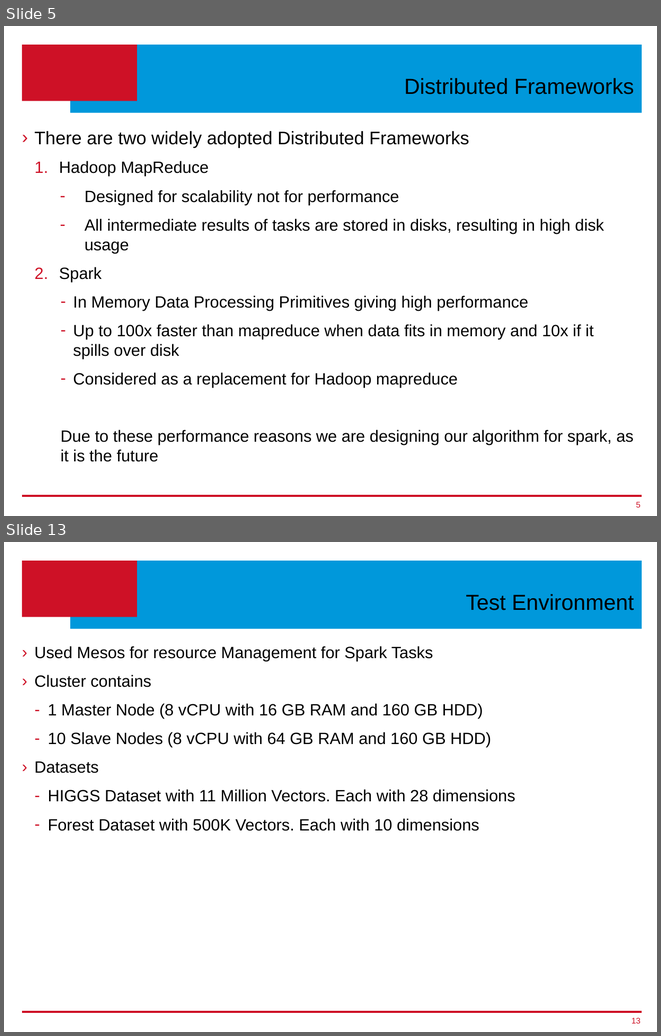
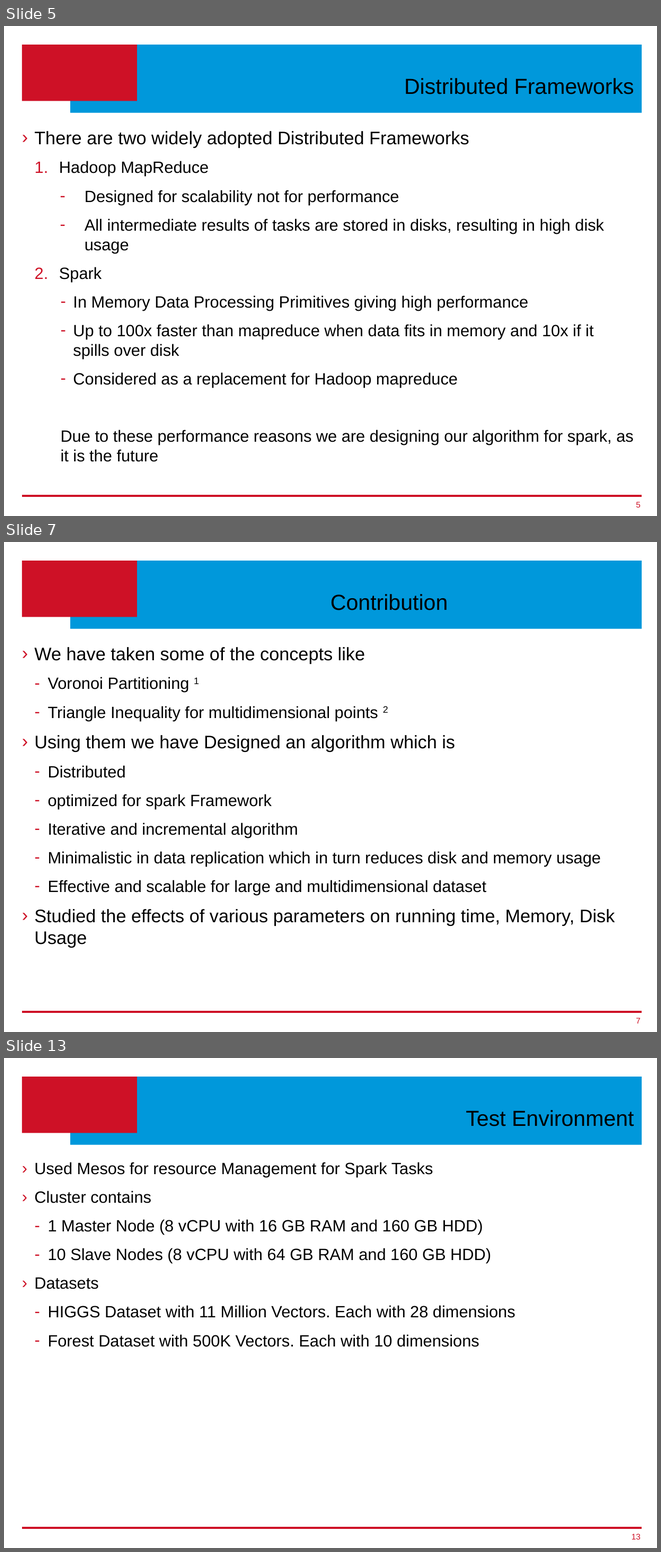
Before and after one commit to ageekymonk/syduni_ms_report, a slide deck: Thesis-Presentation_v1.pptx. Shown one above the other, each under a label of ours: slides 5 and 13 before the commit, slides 5, 7 and 13 after it; the slides between them are not shown. The pictures are 661x1036 and 661x1552 pixels, drawn with LibreOffice and Linux fonts; fonts in the diff are those of the drawing; background and template pictures are left out. Boxes give left, top, right and bottom in pixels: in the first picture for what was removed or moved away, otherwise in the second. Text is boxed around its words. In the diff, an @@ line names an element or a change of style, - is before the commit and + after.

```diff
--- a/Thesis-Presentation_v1.pptx
+++ b/Thesis-Presentation_v1.pptx
@@ slide 7 added at (4, 542, 657, 1032), background #FFFFFF; not listed: 3 template elements that a slide beside it also shows @@
@@ title added at (330, 594, 448, 610), 24 pt, text #000000 @@
+Contribution
@@ text added at (34, 647, 615, 947), 18 pt, text #000000 @@
+› We have taken some of the concepts like
+  – Voronoi Partitioning 1
+  – Triangle Inequality for multidimensional points 2
+› Using them we have Designed an algorithm which is
+  – Distributed
+  – optimized for spark Framework
+  – Iterative and incremental algorithm
+  – Minimalistic in data replication which in turn reduces disk and memory usage
+  – Effective and scalable for large and multidimensional dataset
+› Studied the effects of various parameters on running time, Memory, Disk Usage
@@ page number added at (636, 1017, 641, 1023), 9 pt, text #CE1126 @@
+7
```
Also in this commit, not shown: 8 slides changed, 4 other slides added, 3 slides removed, 2 other files.
